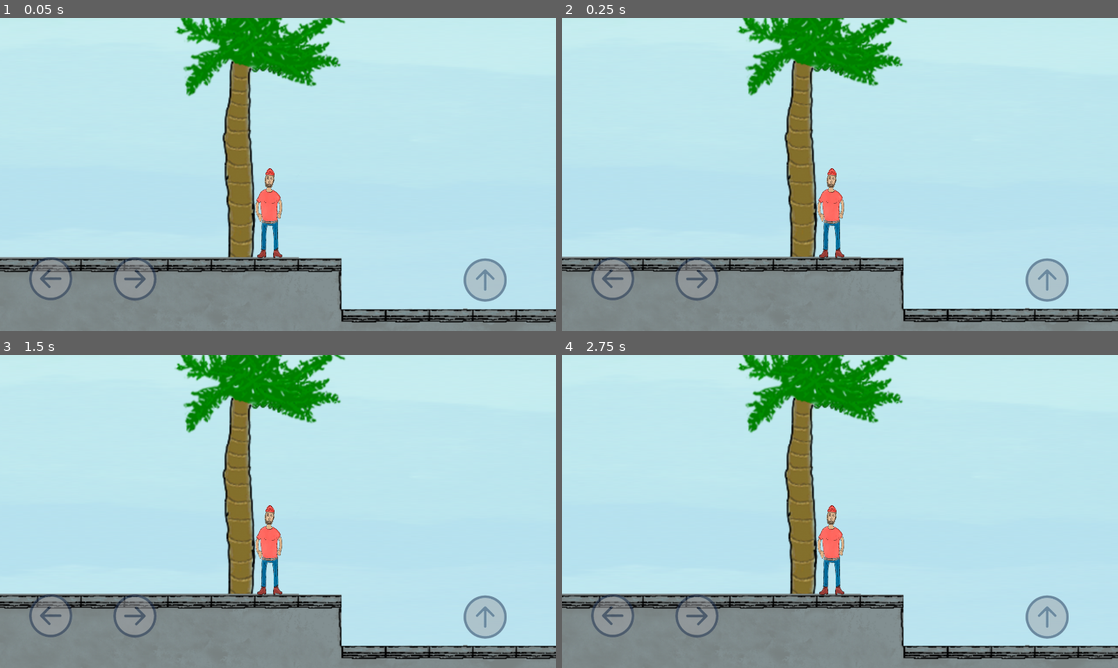
Above: before the commit, frames 1-4 (two rows, left to right).
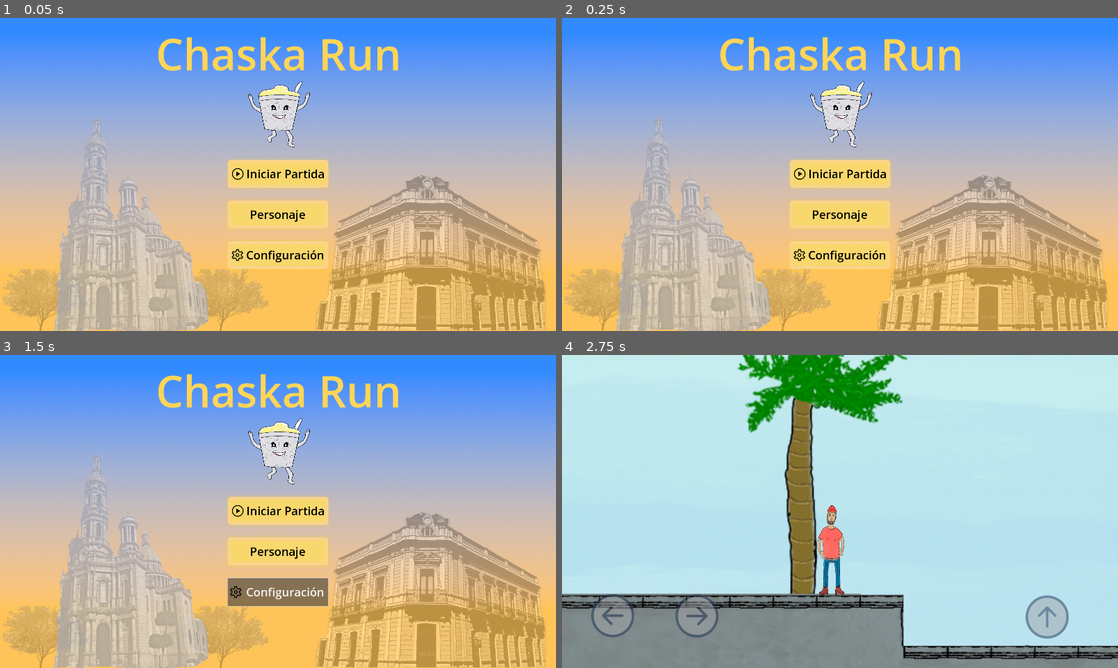
Above: after the commit, the same moments.

Repository: LACONCHA232/gemada
Game: Godot game, scene res://escenas/interfaz-main.tscn
The game is run twice, just before and just after one commit, with the same random seed, the same clock (stepped at 60 frames per second) and the same inputs. Before the commit the project starts from res://escenas/nivel_1.tscn.
Inputs (mouse positions are in pixels of both pictures, inside the frame that each line leads up to):
- Up to frame 1 (0.05 s): no input
- Up to frame 2 (0.25 s): no input
- Up to frame 3 (1.5 s): click (278, 552) at 0.5 s, where only the run after the commit has a clickable "Personaje"; click (278, 592) at 1.25 s, where only the run after the commit has a clickable "Configuración"
- Up to frame 4 (2.75 s): click (840, 511) at 2 s, where only the run after the commit has a clickable "Iniciar Partida"

The runs differ from the first frame. In frame 1, 100% of the frame differs, in the area x 0-100%, y 0-100%; in frame 2, 100%; in frame 3, 100%; in frame 4, nothing differs.

Commit message:
Interfaz funcional al 30%, se agrego funcionalidad al boton de iniciar partida

Diff:
--- a/escenas/interfaz-main.tscn
+++ b/escenas/interfaz-main.tscn
@@ -1,9 +1,26 @@
-[gd_scene load_steps=5 format=3 uid="uid://nejbjdesq4yk"]
+[gd_scene load_steps=9 format=3 uid="uid://nejbjdesq4yk"]
 
 [ext_resource type="Texture2D" uid="uid://d2e22gmr1qldl" path="res://interfaz/img/fondo.png" id="1_vcrmh"]
+[ext_resource type="Script" path="res://script/interfaz-main.gd" id="1_wsvpq"]
 [ext_resource type="Texture2D" uid="uid://xoaf3jhsb7xd" path="res://interfaz/img/memoji.png" id="2_8jx8n"]
 [ext_resource type="Texture2D" uid="uid://d1621lgr4kkxh" path="res://interfaz/img/church.png" id="3_g2ipu"]
 [ext_resource type="Texture2D" uid="uid://daw7dbbbrnv7s" path="res://interfaz/img/building.png" id="4_7d864"]
+[ext_resource type="Texture2D" uid="uid://d261df0s70spf" path="res://interfaz/icons/play-icon.svg" id="6_3gcgk"]
+[ext_resource type="Texture2D" uid="uid://c2wksrenbiad2" path="res://interfaz/icons/settings-icon.svg" id="7_2al6t"]
+
+[sub_resource type="StyleBoxFlat" id="StyleBoxFlat_n2cqc"]
+bg_color = Color(0.972549, 0.843137, 0.427451, 1)
+border_width_left = 10
+border_width_top = 10
+border_width_right = 10
+border_width_bottom = 10
+border_color = Color(0.980392, 0.831373, 0.552941, 1)
+corner_radius_top_left = 10
+corner_radius_top_right = 10
+corner_radius_bottom_right = 10
+corner_radius_bottom_left = 10
+shadow_color = Color(0.976471, 0.85098, 0, 0.184314)
+shadow_size = 10
 
 [node name="menu-principal" type="Control"]
 custom_minimum_size = Vector2(2.08165e-12, 2.08165e-12)
@@ -13,26 +30,28 @@
 anchor_bottom = 1.0
 grow_horizontal = 2
 grow_vertical = 2
+script = ExtResource("1_wsvpq")
 metadata/_edit_lock_ = true
 
-[node name="fondo-atardecer" type="TextureRect" parent="."]
+[node name="background" type="TextureRect" parent="."]
 layout_mode = 0
 offset_right = 1922.0
 offset_bottom = 1080.0
 texture = ExtResource("1_vcrmh")
 metadata/_edit_lock_ = true
 
-[node name="titulo" type="RichTextLabel" parent="."]
+[node name="title" type="RichTextLabel" parent="."]
 layout_mode = 1
 anchors_preset = -1
 anchor_left = 0.283
 anchor_top = 0.086
 anchor_right = 0.697
 anchor_bottom = 0.196
-offset_left = -11.36
+offset_left = -5.35999
 offset_top = -72.88
-offset_right = 43.7599
+offset_right = 49.7599
 offset_bottom = 8.31999
+grow_horizontal = 2
 theme_override_colors/default_color = Color(1, 0.835294, 0.341176, 1)
 theme_override_font_sizes/normal_font_size = 150
 bbcode_enabled = true
@@ -70,3 +89,61 @@
 texture = ExtResource("4_7d864")
 expand_mode = 1
 metadata/_edit_lock_ = true
+
+[node name="PlayButton" type="Button" parent="."]
+layout_mode = 1
+anchors_preset = 8
+anchor_left = 0.5
+anchor_top = 0.5
+anchor_right = 0.5
+anchor_bottom = 0.5
+offset_left = -173.5
+offset_top = -50.0
+offset_right = 173.5
+offset_bottom = 46.0
+grow_horizontal = 2
+grow_vertical = 2
+theme_override_colors/font_color = Color(0, 0, 0, 1)
+theme_override_font_sizes/font_size = 40
+theme_override_styles/normal = SubResource("StyleBoxFlat_n2cqc")
+text = "Iniciar Partida"
+icon = ExtResource("6_3gcgk")
+
+[node name="CharacterButton" type="Button" parent="."]
+layout_mode = 1
+anchors_preset = -1
+anchor_left = 0.413
+anchor_top = 0.627
+anchor_right = 0.586
+anchor_bottom = 0.716
+offset_left = -6.46003
+offset_top = -47.16
+offset_right = 8.37995
+offset_bottom = -47.28
+grow_horizontal = 2
+grow_vertical = 2
+theme_override_colors/font_color = Color(0, 0, 0, 1)
+theme_override_font_sizes/font_size = 40
+theme_override_styles/normal = SubResource("StyleBoxFlat_n2cqc")
+text = "Personaje"
+
+[node name="SettingsButton" type="Button" parent="."]
+layout_mode = 1
+anchors_preset = -1
+anchor_left = 0.406
+anchor_top = 0.778
+anchor_right = 0.587
+anchor_bottom = 0.867
+offset_left = 6.97997
+offset_top = -70.2401
+offset_right = 6.45998
+offset_bottom = -70.36
+grow_horizontal = 2
+grow_vertical = 2
+theme_override_colors/font_color = Color(0, 0, 0, 1)
+theme_override_font_sizes/font_size = 40
+theme_override_styles/normal = SubResource("StyleBoxFlat_n2cqc")
+text = "Configuración"
+icon = ExtResource("7_2al6t")
+
+[connection signal="pressed" from="PlayButton" to="." method="_on_play_button_pressed"]
--- a/escenas/mobileControls.tscn
+++ b/escenas/mobileControls.tscn
@@ -4,6 +4,7 @@
 [ext_resource type="Texture2D" uid="uid://v530rmuvo1eh" path="res://sprites/touchButton/right.png" id="2_4q2sh"]
 
 [node name="mobileControls" type="CanvasLayer"]
+metadata/_edit_horizontal_guides_ = []
 
 [node name="leftButton" type="TouchScreenButton" parent="."]
 position = Vector2(100, 825)
--- /dev/null
+++ b/interfaz/icons/character-icon.svg
@@ -0,0 +1 @@
+<svg xmlns="http://www.w3.org/2000/svg" viewBox="0 0 320 512"><!--! Font Awesome Pro 6.4.2 by @fontawesome - https://fontawesome.com License - https://fontawesome.com/license (Commercial License) Copyright 2023 Fonticons, Inc. --><path d="M112 48a48 48 0 1 1 96 0 48 48 0 1 1 -96 0zm40 304V480c0 17.7-14.3 32-32 32s-32-14.3-32-32V256.9L59.4 304.5c-9.1 15.1-28.8 20-43.9 10.9s-20-28.8-10.9-43.9l58.3-97c17.4-28.9 48.6-46.6 82.3-46.6h29.7c33.7 0 64.9 17.7 82.3 46.6l58.3 97c9.1 15.1 4.2 34.8-10.9 43.9s-34.8 4.2-43.9-10.9L232 256.9V480c0 17.7-14.3 32-32 32s-32-14.3-32-32V352H152z"/></svg>
--- /dev/null
+++ b/interfaz/icons/play-icon.svg
@@ -0,0 +1 @@
+<svg xmlns="http://www.w3.org/2000/svg" height="48" viewBox="0 -960 960 960" width="48"><path d="m383-310 267-170-267-170v340Zm97 230q-82 0-155-31.5t-127.5-86Q143-252 111.5-325T80-480q0-83 31.5-156t86-127Q252-817 325-848.5T480-880q83 0 156 31.5T763-763q54 54 85.5 127T880-480q0 82-31.5 155T763-197.5q-54 54.5-127 86T480-80Zm0-60q142 0 241-99.5T820-480q0-142-99-241t-241-99q-141 0-240.5 99T140-480q0 141 99.5 240.5T480-140Zm0-340Z"/></svg>
--- /dev/null
+++ b/interfaz/icons/settings-icon.svg
@@ -0,0 +1 @@
+<svg xmlns="http://www.w3.org/2000/svg" height="48" viewBox="0 -960 960 960" width="48"><path d="m388-80-20-126q-19-7-40-19t-37-25l-118 54-93-164 108-79q-2-9-2.5-20.5T185-480q0-9 .5-20.5T188-521L80-600l93-164 118 54q16-13 37-25t40-18l20-127h184l20 126q19 7 40.5 18.5T669-710l118-54 93 164-108 77q2 10 2.5 21.5t.5 21.5q0 10-.5 21t-2.5 21l108 78-93 164-118-54q-16 13-36.5 25.5T592-206L572-80H388Zm92-270q54 0 92-38t38-92q0-54-38-92t-92-38q-54 0-92 38t-38 92q0 54 38 92t92 38Zm0-60q-29 0-49.5-20.5T410-480q0-29 20.5-49.5T480-550q29 0 49.5 20.5T550-480q0 29-20.5 49.5T480-410Zm0-70Zm-44 340h88l14-112q33-8 62.5-25t53.5-41l106 46 40-72-94-69q4-17 6.5-33.5T715-480q0-17-2-33.5t-7-33.5l94-69-40-72-106 46q-23-26-52-43.5T538-708l-14-112h-88l-14 112q-34 7-63.5 24T306-642l-106-46-40 72 94 69q-4 17-6.5 33.5T245-480q0 17 2.5 33.5T254-413l-94 69 40 72 106-46q24 24 53.5 41t62.5 25l14 112Z"/></svg>
--- a/project.godot
+++ b/project.godot
@@ -11,7 +11,7 @@
 [application]
 
 config/name="chaska"
-run/main_scene="res://escenas/nivel_1.tscn"
+run/main_scene="res://escenas/interfaz-main.tscn"
 config/features=PackedStringArray("4.1", "Mobile")
 config/icon="res://icon.svg"
 
--- /dev/null
+++ b/script/interfaz-main.gd
@@ -0,0 +1,15 @@
+extends Control
+
+
+# Called when the node enters the scene tree for the first time.
+func _ready():
+	pass # Replace with function body.
+
+
+# Called every frame. 'delta' is the elapsed time since the previous frame.
+func _process(delta):
+	pass
+
+
+func _on_play_button_pressed():
+	get_tree().change_scene_to_file("res://escenas/nivel_1.tscn")
Not shown, added: interfaz/icons/character-icon.svg.import
Not shown, added: interfaz/icons/play-icon.svg.import
Not shown, added: interfaz/icons/settings-icon.svg.import
Not shown, changed: .DS_Store
Not shown, changed: interfaz/.DS_Store
